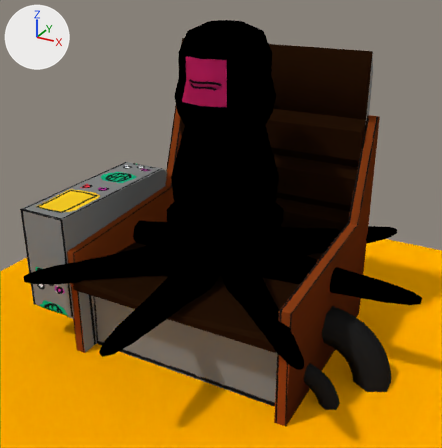
Two versions of the Blender file Assets/Art/boss.blend, one commit apart.
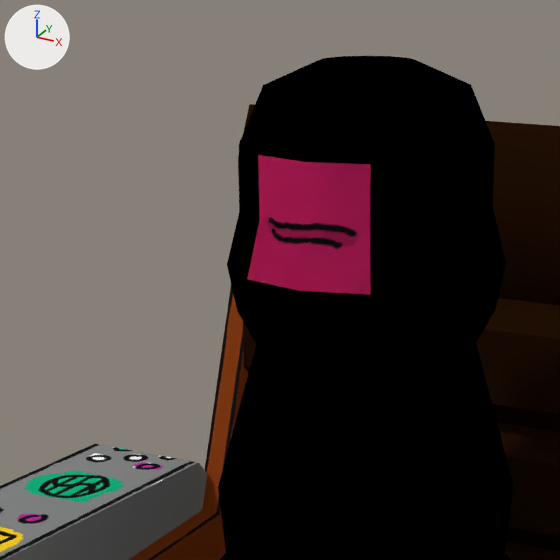
Each version appears first whole from a 50 mm camera at (2.531, -4.678, 3.523) aimed at (0.007, -0.09, 1.229), and next in a close-up on the part from 21% to 67% of the width and 0% to 46% of the height. Every picture has the same lights, and +X, +Y and +Z are marked at upper left.

The scene before the commit, as lines of its bpy script (objects in view):
```python
ob_chair = bpy.data.objects.new('Chair', me_cube_001)
ob_chair.location = (0.0, 0.0, 0.25)
ob_head = bpy.data.objects.new('Head', me_cylinder)
ob_head.location = (0.0, 0.0, 1.818)
ob_panel = bpy.data.objects.new('Panel', me_cube)
ob_panel.location = (-1.341, 0.0, 1.0)
ob_panel.scale = (0.254, 1.0, 1.0)
```
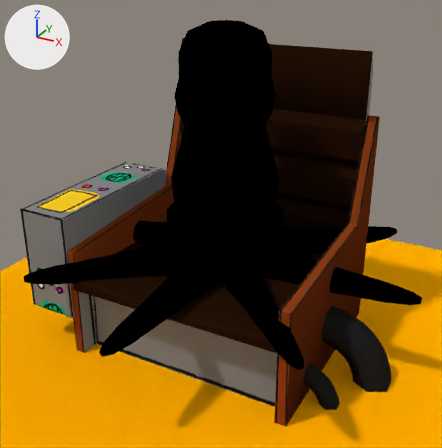
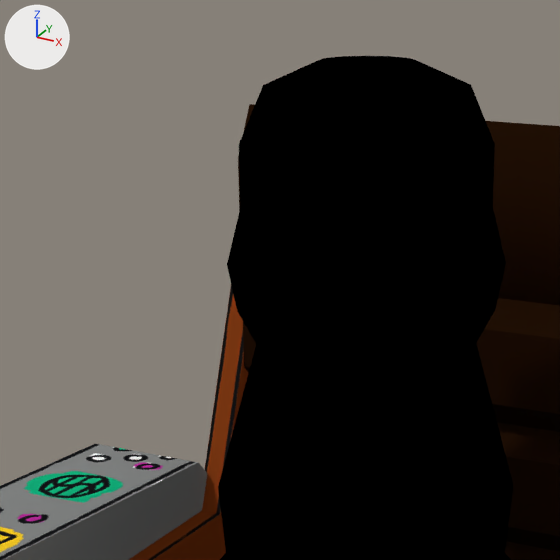
Location of each change, [x1, y1, x2, y2] in pixels of the close-ups (560 x 560 px):
part 1 of me_cylinder, surface changed
    before: [247, 155, 371, 295]
    after: [244, 154, 371, 296]

The change, as a list of edits to the scene's bpy script:
```text
Change me_cylinder:
    where me_cylinder.from_pydata(...)  # 156 vertices, 130 faces; spans x -0.53..0.53, y -0.53..0.53, z -1.01..1.18
    used by ob_head; location = (0.0, 0.0, 1.818)
    me_cylinder part 1: 4 kept faces spanning x -0.21..0.21, y -0.43..-0.33, z 0.58..0.95 get new texture (UV) coordinates
    remove me_cylinder.materials.append(mat_mouth)  # picture img_octopus_jpg
Change ob_head:
    where _m = ob_head.modifiers.new('Solidify', 'SOLIDIFY')
    remove _m.vertex_group = 'NotMouth'
    _m.material_offset: 1 -> 2
```
